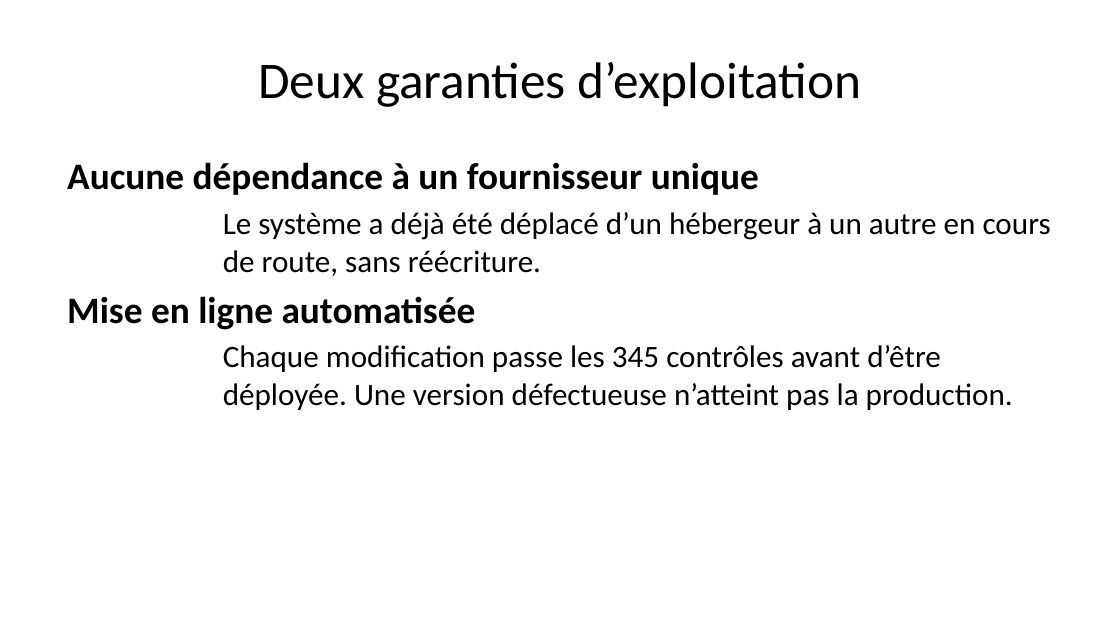
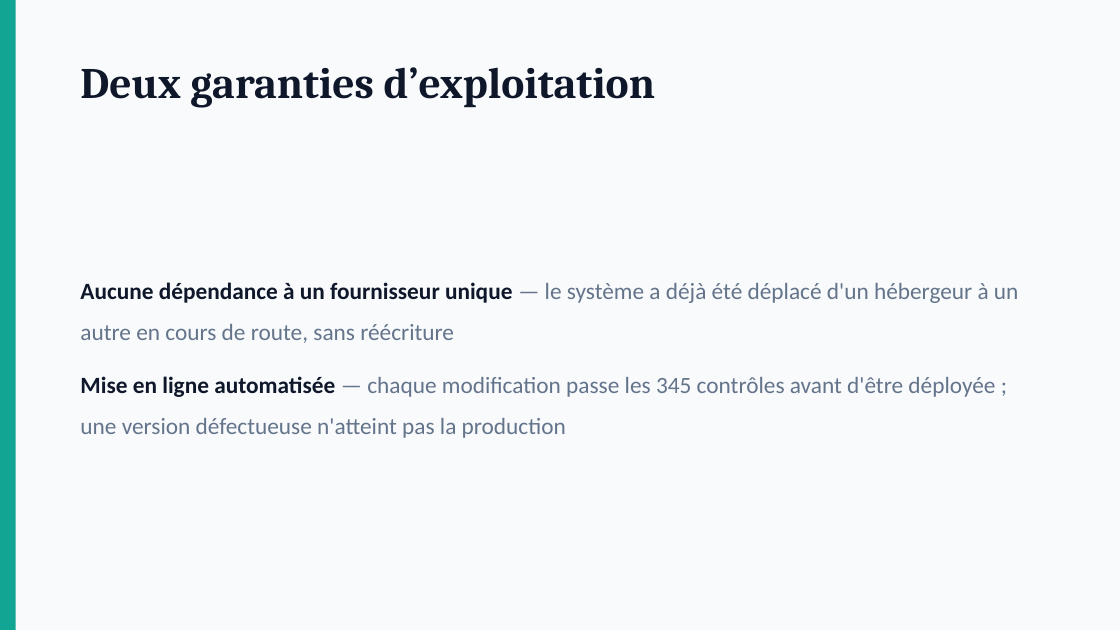
Before and after one commit to Dominique-BRIA/garah, a slide deck: slide 29 of docs/presentation/GARAH-presentation.pptx (slide 31 before the commit). Drawn at 1120x630 pixels with LibreOffice and Linux fonts; fonts in the diff are those of the drawing. Boxes give left, top, right and bottom in pixels: in the first picture for what was removed or moved away, otherwise in the second. Text is boxed around its words. In the diff, an @@ line names an element or a change of style, - is before the commit and + after.

```diff
--- a/docs/presentation/GARAH-presentation.pptx
+++ b/docs/presentation/GARAH-presentation.pptx
@@ background #FFFFFF to #F8FAFC @@
@@ rectangle added at [0,0,16,629], fill #12A594 @@
@@ text "Deux garanties d’exploitation": place and size @@
-text "Deux garanties d’exploitation" at [258,62,862,107]
+text "Deux garanties d’exploitation" at [80,67,656,108]
@@ text "Deux garanties d’exploitation" at [80,67,656,108]: size 33 to 28 pt, font Calibri to Cambria, text colour #000000 to #0F172A, bold on; alignment centre to left @@
@@ text "Aucune dépendance à un fournisseur ..." at [80,282,1018,438]: vertical alignment top to middle @@
@@ text at [80,282,1018,438]: text changed; size 20 to 15 pt; text colour #000000 to #64748B @@
-Aucune dépendance à un fournisseur unique
-Le système a déjà été déplacé d’un hébergeur à un autre en cours de route, sans réécriture.
-Mise en ligne automatisée
-Chaque modification passe les 345 contrôles avant d’être déployée. Une version défectueuse n’atteint pas la production.
+▪ Aucune dépendance à un fournisseur unique — le système a déjà été déplacé d'un hébergeur à un autre en cours de route, sans réécriture
+Mise en ligne automatisée — chaque modification passe les 345 contrôles avant d'être déployée ; une version défectueuse n'atteint pas la production
```
Also in this commit, not shown: 22 other slides changed, 11 slides added, 13 slides removed, 3 other files.
